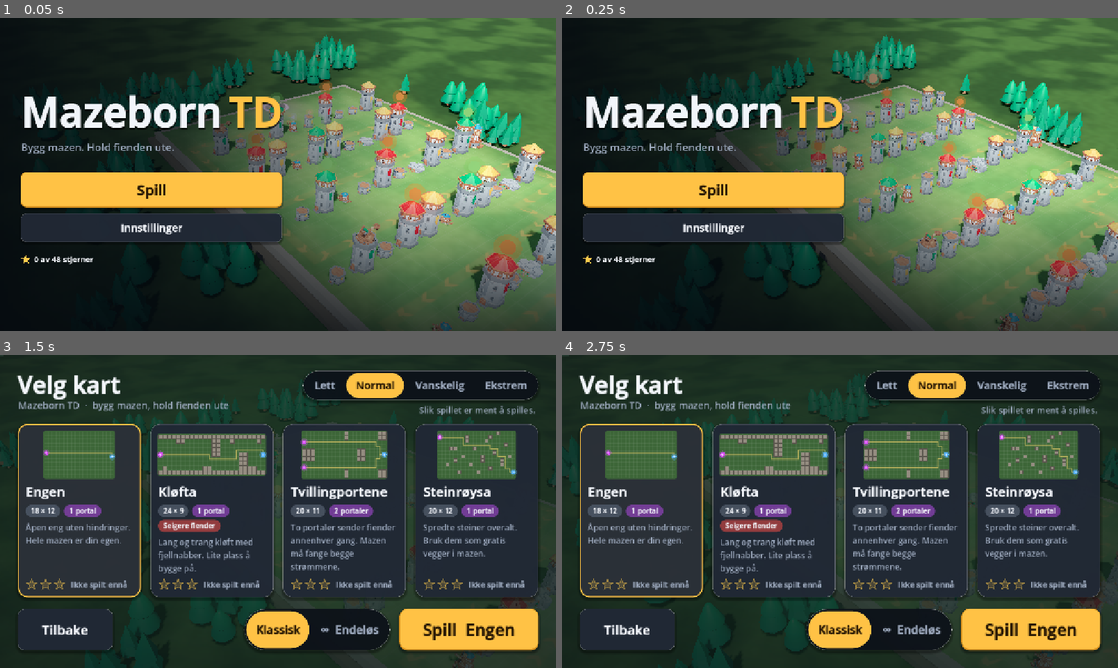
Above: before the commit, frames 1-4 (two rows, left to right).
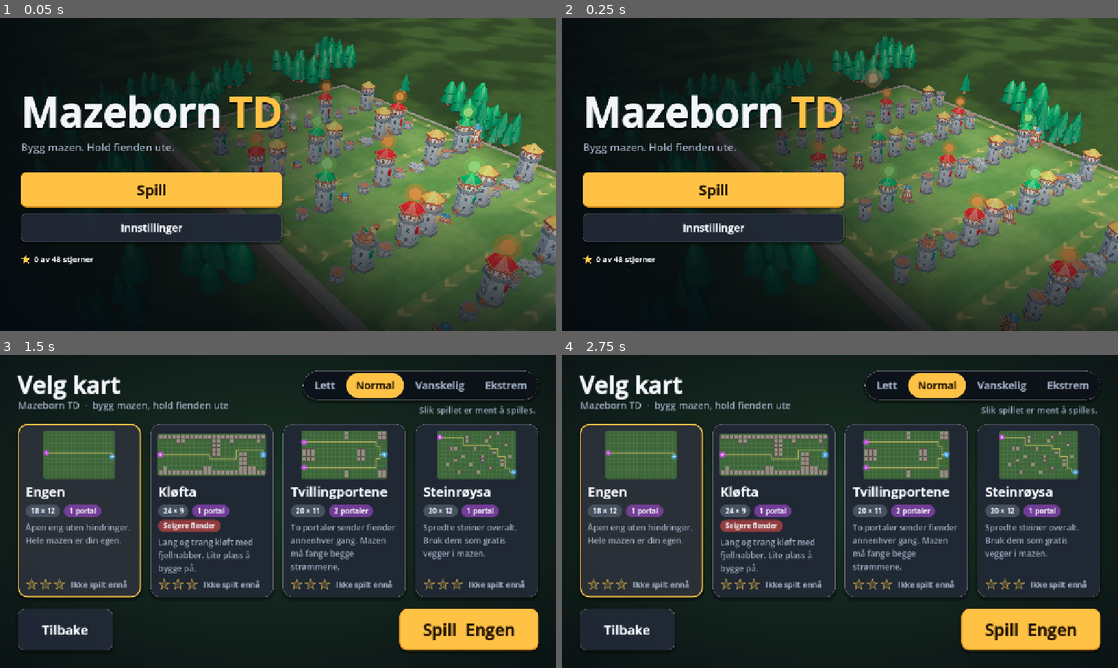
Above: after the commit, the same moments.

Repository: kristofferchr/Mazeborn-td
Game: Godot game, scene res://main.tscn
The game is run twice, just before and just after one commit, with the same random seed, the same clock (stepped at 60 frames per second) and the same inputs.
Inputs:
- Up to frame 1 (0.05 s): no input
- Up to frame 2 (0.25 s): no input
- Up to frame 3 (1.5 s): click "Spill" at 0.5 s; click "Normal" at 1.25 s
- Up to frame 4 (2.75 s): click "Normal" at 2 s

The runs differ from the first frame. In frame 1, 34% of the frame differs, in the area x 38-100%, y 0-94%; in frame 2, 34%; in frame 3, 10%; in frame 4, 11%.

Commit message:
Make the menus cheaper and hide the mode selector for now
The backdrop runs without shadows or glow, is paused and hidden behind
the now opaque map select, and the menus are capped at 30 fps. The
Klassisk/Endeløs selector stays in the code behind MapSelect.SHOW_MODE
(off until the endless mode is in the core; the mode is then always
classic). The pause menu and end screen show just the wave in endless.

Co-Authored-By: Claude Opus 5.5 <noreply@anthropic.com>
Claude-Session: https://claude.ai/code/session_01N2P7G3PxPiaDcM9ztRnmNf

Diff:
--- a/game/main.gd
+++ b/game/main.gd
@@ -1,11 +1,14 @@
 extends Node
 ## The app: the title screen, then the map select (with the difficulty), then
-## a round on the chosen map (round.tscn). Both menus sit over a slowly
-## circling 3D map (MenuBackdrop). "Prøv igjen" starts the same map and options
-## again; "Velg kart" and "Avslutt til kart" go back to the map select. The
-## last map, difficulty and mode are kept in the settings (UserSettings).
+## a round on the chosen map (round.tscn). The title screen sits over a slowly
+## circling 3D map (MenuBackdrop), which is paused and hidden behind the map
+## select and freed during a round. Menus run at MENU_FPS. "Prøv igjen" starts
+## the same map and options again; "Velg kart" and "Avslutt til kart" go back
+## to the map select. The last map, difficulty and mode are kept in the
+## settings (UserSettings).
 
 const ROUND := preload("res://round.tscn")
+const MENU_FPS := 30
 
 var backdrop: MenuBackdrop
 var title: TitleScreen
@@ -17,9 +20,19 @@
 	show_title()
 
 
+func _exit_tree() -> void:
+	Engine.max_fps = 0
+
+
 func show_title() -> void:
 	_clear()
-	_ensure_backdrop()
+	Engine.max_fps = MENU_FPS
+	if not is_instance_valid(backdrop):
+		backdrop = MenuBackdrop.new()
+		backdrop.map_id = UserSettings.open().map_id
+		add_child(backdrop)
+		move_child(backdrop, 0)
+	backdrop.set_active(true)
 	title = TitleScreen.new()
 	title.play_pressed.connect(show_menu, CONNECT_DEFERRED)
 	add_child(title)
@@ -27,7 +40,9 @@
 
 func show_menu() -> void:
 	_clear()
-	_ensure_backdrop()
+	Engine.max_fps = MENU_FPS
+	if is_instance_valid(backdrop):
+		backdrop.set_active(false)  # the map select covers it
 	var settings := UserSettings.open()
 	menu = MapSelect.new()
 	menu.selected = settings.map_id
@@ -49,20 +64,13 @@
 	_clear()
 	_free(backdrop)
 	backdrop = null
+	Engine.max_fps = 0
 	current_round = ROUND.instantiate() as Round
 	current_round.map_id = map_id
 	current_round.options = options.duplicate(true)
 	current_round.retry_requested.connect(play.bind(map_id, options), CONNECT_DEFERRED)
 	current_round.maps_requested.connect(show_menu, CONNECT_DEFERRED)
 	add_child(current_round)
-
-
-func _ensure_backdrop() -> void:
-	if not is_instance_valid(backdrop):
-		backdrop = MenuBackdrop.new()
-		backdrop.map_id = UserSettings.open().map_id
-		add_child(backdrop)
-		move_child(backdrop, 0)
 
 
 func _clear() -> void:
--- a/game/round.gd
+++ b/game/round.gd
@@ -250,13 +250,14 @@
 
 
 ## Warm late-afternoon sun with soft shadows, cool sky fill light, filmic tone
-## mapping and a little glow, added to `parent` (also used behind the menus).
-static func add_environment(parent: Node) -> void:
+## mapping and a little glow, added to `parent`. `cheap` leaves out the shadows
+## and the glow (behind the menus).
+static func add_environment(parent: Node, cheap := false) -> void:
 	var sun := DirectionalLight3D.new()
 	sun.rotation_degrees = Vector3(-50.0, 40.0, 0.0)
 	sun.light_color = Color(1.0, 0.94, 0.84)
 	sun.light_energy = 1.25
-	sun.shadow_enabled = true
+	sun.shadow_enabled = not cheap
 	sun.shadow_blur = 1.5
 	sun.directional_shadow_max_distance = 45.0
 	parent.add_child(sun)
@@ -270,7 +271,7 @@
 	e.tonemap_mode = Environment.TONE_MAPPER_FILMIC
 	e.tonemap_exposure = 1.05
 	e.tonemap_white = 6.0
-	e.glow_enabled = true
+	e.glow_enabled = not cheap
 	e.glow_intensity = 0.6
 	e.glow_bloom = 0.05
 	e.glow_hdr_threshold = 0.9
--- a/game/tests/view/test_menus.gd
+++ b/game/tests/view/test_menus.gd
@@ -10,10 +10,11 @@
 	t.eq(menu.options(), {"difficulty": "normal", "mode": "classic"}, "defaults")
 	menu.difficulty = "extreme"
 	menu.endless = true
-	t.eq(menu.options(), {"difficulty": "extreme", "mode": "endless"}, "chosen")
+	var mode := "endless" if MapSelect.SHOW_MODE else "classic"  # hidden: always classic
+	t.eq(menu.options(), {"difficulty": "extreme", "mode": mode}, "chosen")
 	var g := Game.create_map("engen", 1, menu.options())
 	t.eq(g.difficulty, "extreme", "the round gets the difficulty")
-	t.eq(g.options.mode, "endless", "and the mode")
+	t.eq(g.options.mode, mode, "and the mode")
 	menu.free()
 
 
--- a/game/tools/menus.gd
+++ b/game/tools/menus.gd
@@ -24,7 +24,6 @@
 			if which == "title_settings":
 				title._open_settings()
 		"maps":
-			add_child(MenuBackdrop.new())
 			var menu := MapSelect.new()
 			menu.progress = progress
 			menu.selected = "klofta"
--- a/game/view/hud.gd
+++ b/game/view/hud.gd
@@ -177,21 +177,23 @@
 	return _pause_menu.visible or _settings.visible
 
 
+## "Bølge 6 av 12", or "Bølge 31" in the endless mode (no last wave).
+static func wave_text(g: Game) -> String:
+	if Progress.mode_of(g.options) == Progress.ENDLESS:
+		return "Bølge %d" % g.wave
+	return "Bølge %d av %d" % [g.wave, g.waves.size()]
+
+
 ## Opens or closes the pause menu (the round pauses the game).
 func show_paused(on: bool) -> void:
 	_paused = on
 	if on:
-		_pause_menu.set_info(
-			(
-				"%s  ·  %s  ·  bølge %d av %d"
-				% [
-					game.map.get("name", "Kart"),
-					Difficulty.display_name(game.difficulty),
-					game.wave,
-					game.waves.size()
-				]
-			)
-		)
+		var parts: Array[String] = [
+			str(game.map.get("name", "Kart")),
+			Difficulty.display_name(game.difficulty),
+			wave_text(game).to_lower(),
+		]
+		_pause_menu.set_info("  ·  ".join(parts))
 		_pause_menu.open()
 	else:
 		_pause_menu.close()
@@ -851,17 +853,14 @@
 	_end.visible = true
 	_pause.visible = false
 	show_paused(false)
-	_end_stats.text = (
-		"%s   ·   %s   ·   Bølge %d av %d   ·   %d liv   ·   %d gull"
-		% [
-			game.map.get("name", "Kart"),
-			Difficulty.display_name(game.difficulty),
-			game.wave,
-			game.waves.size(),
-			game.lives,
-			game.gold
-		]
-	)
+	var parts: Array[String] = [
+		str(game.map.get("name", "Kart")),
+		Difficulty.display_name(game.difficulty),
+		wave_text(game),
+		"%d liv" % game.lives,
+		"%d gull" % game.gold,
+	]
+	_end_stats.text = "   ·   ".join(parts)
 	if won:
 		_end_title.text = "Seier!"
 		_end_title.add_theme_color_override("font_color", UiStyle.ACCENT)
--- a/game/view/map_select.gd
+++ b/game/view/map_select.gd
@@ -4,7 +4,7 @@
 ## name, chips, description and the best result on the chosen difficulty and
 ## mode, with stars), "Tilbake", a mode selector (Klassisk / Endeløs) and a
 ## "Spill" button for the chosen map. Look: UiStyle.
-## Drawn over the MenuBackdrop with a translucent shade (opaque on its own).
+## Drawn opaque (or with a translucent shade over a 3D scene, see opaque).
 
 ## options for Game.create_map: {"difficulty": id, "mode": "classic"|"endless"}.
 signal play_pressed(map_id: String, options: Dictionary)
@@ -12,12 +12,15 @@
 
 const MARGIN := 40.0
 const GAP := 22
+## The Klassisk/Endeløs selector. Off until the endless mode is in the core:
+## while hidden, the mode is always "classic".
+const SHOW_MODE := false
 
 var selected := Maps.DEFAULT
 var difficulty := Difficulty.DEFAULT
 var endless := false  # play the endless mode
 var progress: Progress
-var opaque := false  # draw the backdrop fully (no 3D behind)
+var opaque := true  # false: a translucent shade, so a 3D scene behind shows through
 
 var _cards: Dictionary = {}  # map id -> Button
 var _grid: GridContainer
@@ -48,11 +51,11 @@
 
 ## Options for the chosen difficulty and mode, as sent with play_pressed.
 func options() -> Dictionary:
-	return {"difficulty": difficulty, "mode": Progress.ENDLESS if endless else Progress.CLASSIC}
+	return {"difficulty": difficulty, "mode": _mode()}
 
 
 func _mode() -> String:
-	return Progress.ENDLESS if endless else Progress.CLASSIC
+	return Progress.ENDLESS if endless and SHOW_MODE else Progress.CLASSIC
 
 
 func _build() -> void:
@@ -78,6 +81,7 @@
 			endless = i == 1
 			_show_results()
 	)
+	_modes.visible = SHOW_MODE
 	add_child(_modes)
 
 	_grid = GridContainer.new()
@@ -211,10 +215,12 @@
 		var best := progress.best(map_id, difficulty, _mode())
 		var stars := card.find_child("Stars", true, false) as HBoxContainer
 		UiStyle.set_stars(stars, progress.stars(map_id, difficulty))
-		stars.visible = not endless
+		stars.visible = _mode() == Progress.CLASSIC
 		var label := card.find_child("Best", true, false) as Label
 		label.text = best_text(best)
-		var good := bool(best.get("won", false)) or (endless and not best.is_empty())
+		var good := (
+			bool(best.get("won", false)) or (_mode() == Progress.ENDLESS and not best.is_empty())
+		)
 		label.add_theme_color_override("font_color", UiStyle.GOLD if good else UiStyle.MUTED)
 	_place()
 
--- a/game/view/menu_backdrop.gd
+++ b/game/view/menu_backdrop.gd
@@ -3,7 +3,8 @@
 ## Behind the menus: a map with a finished maze and creeps walking through it,
 ## seen by a camera that slowly circles it. The game runs with endless lives
 ## and loops over the first waves. No sound and no input. Same lighting as a
-## round (Round.add_environment).
+## round (Round.add_environment), without shadows and glow. The app pauses and
+## hides it behind the map select (set_active).
 
 const ORBIT_SPEED := 0.045  # radians per second
 const LOOP_WAVES := 6  # waves shown before starting over
@@ -22,7 +23,7 @@
 	game = Game.create_map(map_id, 7)
 	game.lives = 1 << 30
 	game.gold = 1 << 20
-	Round.add_environment(self)
+	Round.add_environment(self, true)  # no shadows or glow: cheap behind a menu
 	board = BoardView.new()
 	add_child(board)
 	board.setup(game)
@@ -45,6 +46,14 @@
 	_place_camera()
 
 
+## Runs and shows the backdrop, or pauses and hides it (when a menu covers it).
+func set_active(on: bool) -> void:
+	visible = on
+	process_mode = Node.PROCESS_MODE_INHERIT if on else Node.PROCESS_MODE_DISABLED
+	if on and camera:
+		camera.make_current()
+
+
 func _process(delta: float) -> void:
 	if game.phase == Game.Phase.BUILD:
 		if game.wave >= LOOP_WAVES:
--- a/game/view/title_screen.gd
+++ b/game/view/title_screen.gd
@@ -77,7 +77,6 @@
 
 func _layout() -> void:
 	var vp := get_viewport_rect().size
-	size = vp
 	var inset := UiStyle.safe_insets(get_viewport())
 	# Smaller screens get a smaller title column.
 	var k := clampf(minf(vp.x / 1700.0, vp.y / 900.0), 0.6, 1.4)
